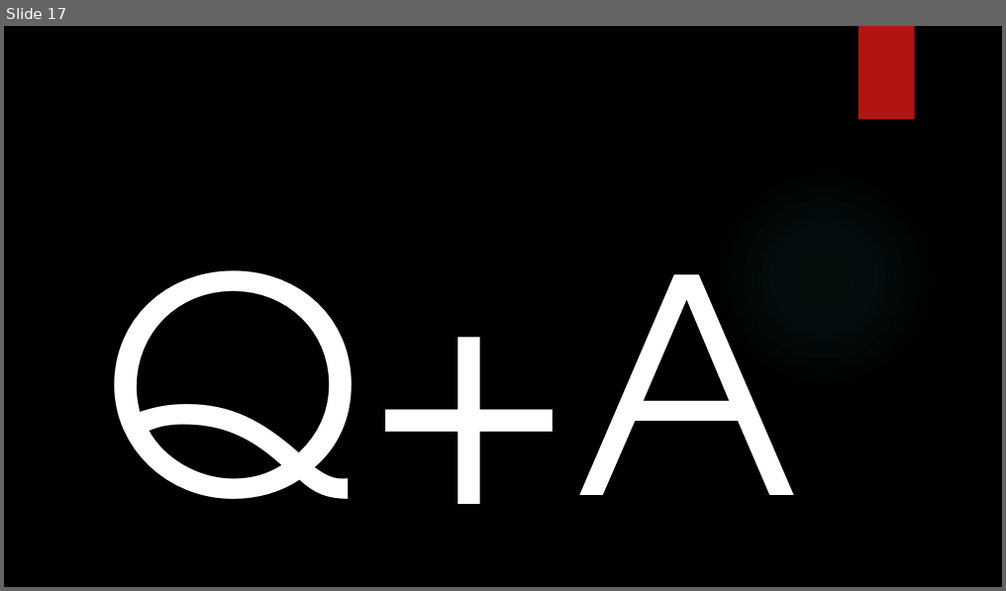
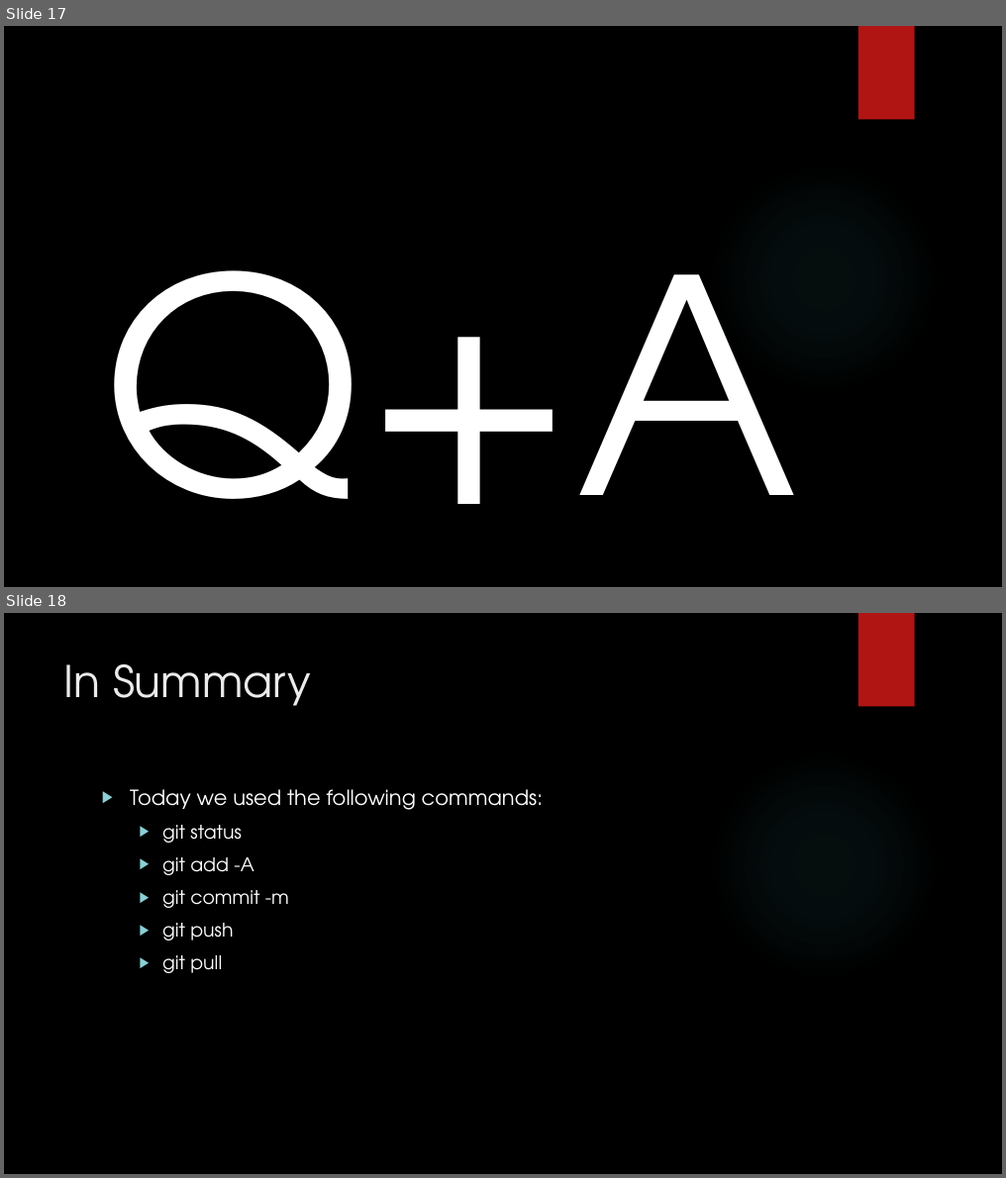
Before and after one commit to rjrosag/training, a slide deck: Github 101.pptx. Shown one above the other, each under a label of ours: slide 17 before the commit, slides 17 and 18 after it. The pictures are 1006x591 and 1006x1178 pixels, drawn with LibreOffice and Linux fonts; fonts in the diff are those of the drawing; background and template pictures are left out. Boxes give left, top, right and bottom in pixels: in the first picture for what was removed or moved away, otherwise in the second. Text is boxed around its words. In the diff, an @@ line names an element or a change of style, - is before the commit and + after.

```diff
--- a/Github 101.pptx
+++ b/Github 101.pptx
@@ slide 18 added at [4, 613, 1002, 1174], background picture (left out); not listed: 2 template elements that a slide beside it also shows @@
@@ title added at [64, 664, 311, 706], 42 pt, text #EBEBEB @@
+In Summary
@@ text added at [130, 789, 543, 973], 18 pt, text #FFFFFF @@
+▶ Today we used the following commands:
+  ▶ git status
+  ▶ git add -A
+  ▶ git commit -m
+  ▶ git push
+  ▶ git pull
```
Also in this commit, not shown: 5 slides changed, 3 other files.
